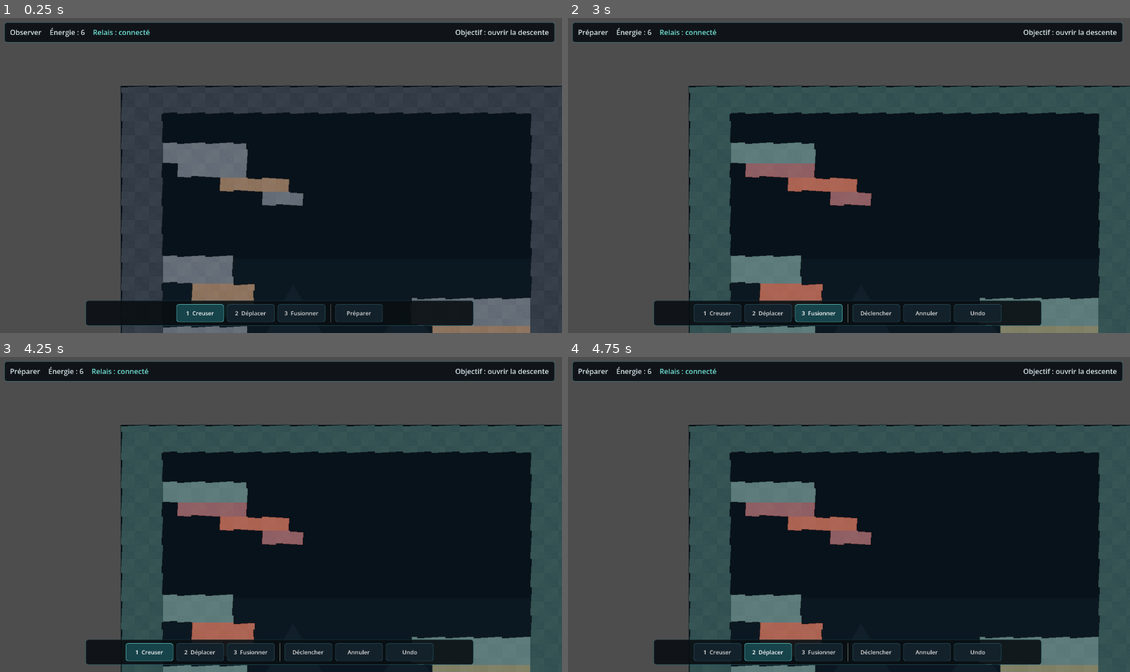
Above: before the commit, frames 1-4 (two rows, left to right).
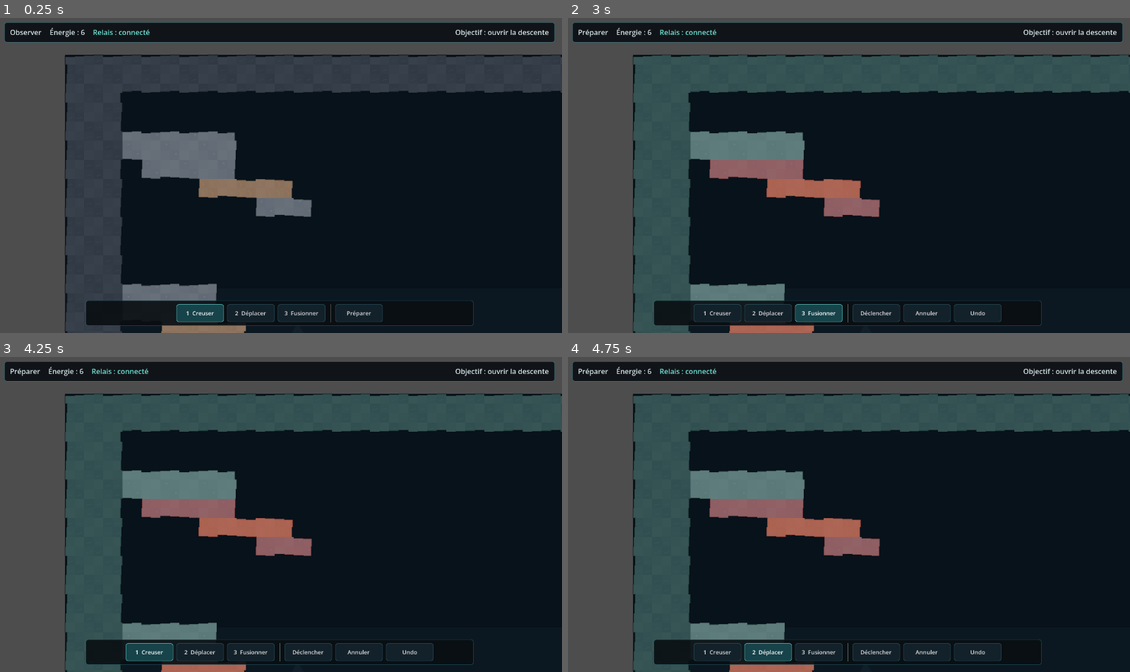
Above: after the commit, the same moments.

Repository: devjonathan1999-del/Project-Digger
Game: Godot game, scene res://scenes/main.tscn
Two runs of this game, one before a commit and one after it. Both use one fixed random seed, a clock stepped at 60 frames per second and the inputs below.
Inputs:
- Up to frame 1 (0.25 s): no input
- Up to frame 2 (3 s): click "1 Creuser" at 0.5 s; click "2 Déplacer" at 1.25 s; click "3 Fusionner" at 2 s; click "Préparer" at 2.75 s
- Up to frame 3 (4.25 s): click "1 Creuser" at 3.5 s
- Up to frame 4 (4.75 s): click "2 Déplacer" at 4.25 s

The runs differ from the first frame. In frame 1, 28% of the frame differs, in the area x 11-100%, y 11-100%; in frame 2, 28%; in frame 3, 28%; in frame 4, 28%.

Commit message:
feat: tighten initial cave framing

Diff:
--- a/scenes/vertical_slice.tscn
+++ b/scenes/vertical_slice.tscn
@@ -26,6 +26,7 @@
 
 [node name="GameCamera" type="Camera2D" parent="."]
 enabled = true
+zoom = Vector2(1.35, 1.35)
 script = ExtResource("6_camera")
 
 [node name="GameInput" type="Node" parent="."]
